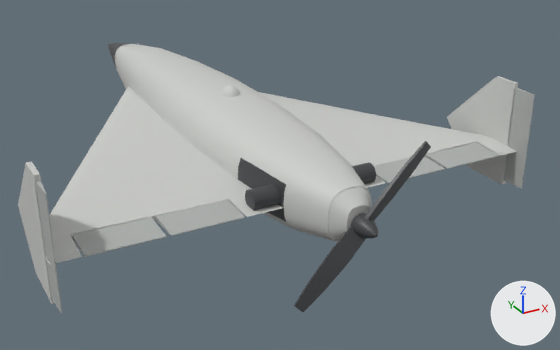
The glTF model models/shahed-136/shahed136.glb as it was, and as the next commit left it.
Both versions are drawn from a camera (50 mm lens) standing at (-1.74, -4.23, 1.54) and looking at (0.34, -0.44, -0.36). The axes (+X, +Y, +Z) are drawn at lower right. The lights are the same throughout. The first picture is the older version. Where no turn or scale is listed for an object, it has been applied to the vertices. Vertices at exactly the same position are counted once.

In view in the first picture: 'Elevon_In_L', 'Elevon_In_R', 'Elevon_Out_L', 'Elevon_Out_R', 'Fin_L', 'Fin_R', 'Fuselage', 'Propeller', 'Rudder_L', 'Rudder_R', 'Wing'.
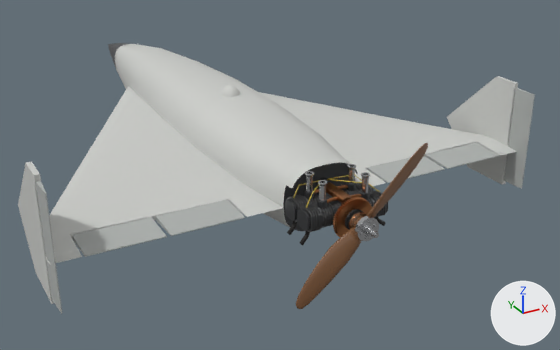
What changed in the scene script:
```text
Change me_fuselage:
    remove me_fuselage.from_pydata(...)  # 464 vertices, 908 faces; spans x -0.33..0.33, y -1.77..1.75, z -0.23..0.28
    add me_fuselage.from_pydata(...)  # 400 vertices, 788 faces; spans x -0.28..0.28, y -1.5..1.75, z -0.23..0.28
    me_fuselage part 1: a new loose piece of 84 vertices spanning x -0.19..0.19, y -1.5..-1.44, z 0.09..0.18
    me_fuselage part 2: the loose piece of 56 vertices spanning x -0.11..0.11, y -1.77..-1.7, z -0.12..0.14 is deleted
    me_fuselage part 3: the loose piece of 32 vertices spanning x 0.2..0.33, y -1.43..-1.33, z -0.03..0.07 is deleted
    me_fuselage part 4: the loose piece of 32 vertices spanning x -0.33..-0.2, y -1.43..-1.33, z -0.03..0.07 is deleted
    me_fuselage part 5
    28 vertices are removed from x -0.12..0.12, y -1.7, z -0.12..0.14
    82 faces are deleted
    26 new faces join them, mat_darkdetail (dark grey #424446)
    me_fuselage part 6: 16 faces spanning x -0.25..0.25, y -1.45..-1.1, z -0.11..0.11 switch from mat_darkdetail (dark grey #424446) to mat_airframe (light grey #cecfcb)
Change me_propeller:
    remove me_propeller.from_pydata(...)  # 132 vertices, 252 faces; spans x -0.337..0.337, y -0.105..0.022, z -0.337..0.337
    remove me_propeller.materials.append(mat_darkdetail)  # dark grey #424446
    add me_propeller.from_pydata(...)  # 624 vertices, 1188 faces; spans x -0.326..0.326, y -0.105..0.085, z -0.324..0.324
    me_propeller part 7: a new loose piece, a 24-sided cylinder along y spanning x -0.048..0.048, y 0.02..0.036, z -0.048..0.048, in mat_engine_alloy (light grey #ced0d1)
    me_propeller part 8: a new loose piece, a 24-sided cylinder along y spanning x -0.055..0.055, y -0.042..-0.02, z -0.055..0.055, in mat_engine_alloy (light grey #ced0d1)
    me_propeller part 9: a new loose piece, a 24-sided cylinder along y spanning x -0.022..0.022, y -0.07..-0.042, z -0.022..0.022, in mat_engine_alloy (light grey #ced0d1)
    me_propeller part 10: a new loose piece, a 24-sided cylinder along y spanning x -0.015..0.015, y -0.095..-0.07, z -0.015..0.015, in mat_engine_alloy (light grey #ced0d1)
    me_propeller part 11: the loose piece of 16 vertices spanning x -0.337..0.007, y -0.032..0.022, z -0.337..0.007 is rebuilt with 96 vertices and now spans x -0.326..-0.003, y -0.023..0.025, z -0.324..-0.003, in mat_prop_wood (brown #7c5535)
    me_propeller part 12: the loose piece of 16 vertices spanning x -0.007..0.337, y -0.032..0.022, z -0.007..0.337 is rebuilt with 96 vertices and now spans x 0.003..0.326, y -0.023..0.025, z 0.003..0.324, in mat_prop_wood (brown #7c5535)
    me_propeller part 13: 98 vertices removed from x -0.049..0.049, y -0.105..0.02, z -0.049..0.049; 30 vertices added at x -0.032..0.032, y -0.05..-0.04, z -0.032..0.032
    other edits to the shape of me_propeller do not show in these pictures
    add me_propeller.materials.append(mat_prop_wood)  # brown #7c5535
    add me_propeller.materials.append(mat_engine_alloy)  # light grey #ced0d1
Add ob_engine:
    ob_engine = bpy.data.objects.new('Engine', me_engine)  # 4224 vertices, 8316 faces; spans x -0.221..0.221, y -1.745..-1.46, z -0.113..0.163; in mat_engine_block (dark grey #454649), mat_engine_fins (grey #767779), mat_engine_copper (orange #bf8155), mat_engine_alloy (light grey #ced0d1), mat_engine_wire (yellow #cbb33f), mat_engine_exhaust (dark grey #302f2d)
    ob_engine.location = (0.0, 0.0, 0.0)
```

What differs and where, as boxes (x1, y1, x2, y2) in the pictures (560 x 350 px):
'Fuselage', reshaped (7% narrower)
    before: (108, 43, 376, 242)
    after: (108, 43, 358, 231)
'Engine', added
    after: (285, 164, 388, 245)
    faces in mat_engine_fins (grey #767779): (287, 183, 386, 232)
    faces in mat_engine_copper (orange #bf8155): (314, 182, 372, 238)
    faces in mat_engine_block (dark grey #454649): (285, 178, 388, 231)
    faces in mat_engine_alloy (light grey #ced0d1): (305, 164, 370, 202)
    faces in mat_engine_exhaust (dark grey #302f2d): (287, 217, 386, 245)
'Propeller', reshaped
    before: (294, 141, 431, 312)
    after: (296, 143, 428, 309)
part 1 of me_fuselage, added
    after: (284, 157, 358, 189)
part 2 of me_fuselage, deleted
    before: (329, 187, 371, 241)
part 3 of me_fuselage, deleted
    before: (352, 162, 376, 184)
part 4 of me_fuselage, deleted
    before: (245, 184, 280, 211)
part 5 of me_fuselage, reshaped
    before: (283, 159, 372, 242)
    after: (283, 164, 355, 231)
part 6 of me_fuselage, recoloured (dark grey to light grey)
    both: (238, 158, 286, 222)
part 7 of me_propeller, added
    after: (349, 212, 366, 229)
part 8 of me_propeller, added
    after: (355, 216, 379, 241)
part 9 of me_propeller, added
    after: (364, 225, 377, 237)
part 10 of me_propeller, added
    after: (369, 229, 379, 238)
part 11 of me_propeller, rebuilt (8% narrower)
    before: (294, 226, 366, 312)
    after: (296, 227, 362, 309)
part 12 of me_propeller, rebuilt (7% narrower, 7% shorter)
    before: (364, 141, 431, 221)
    after: (366, 143, 428, 217)
part 13 of me_propeller, reshaped
    before: (351, 213, 378, 238)
